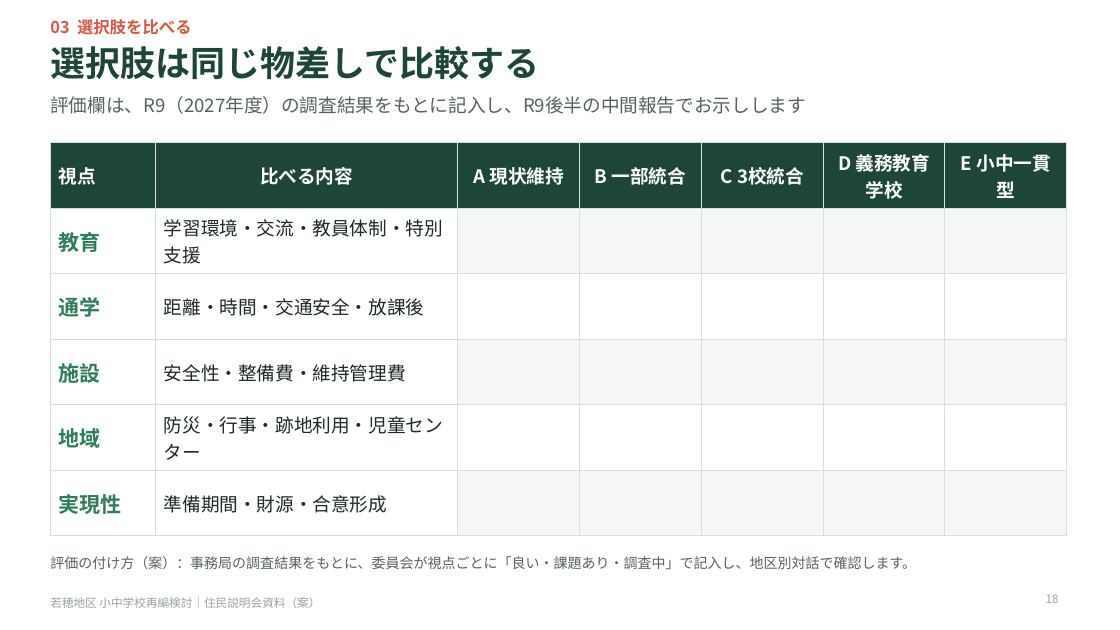
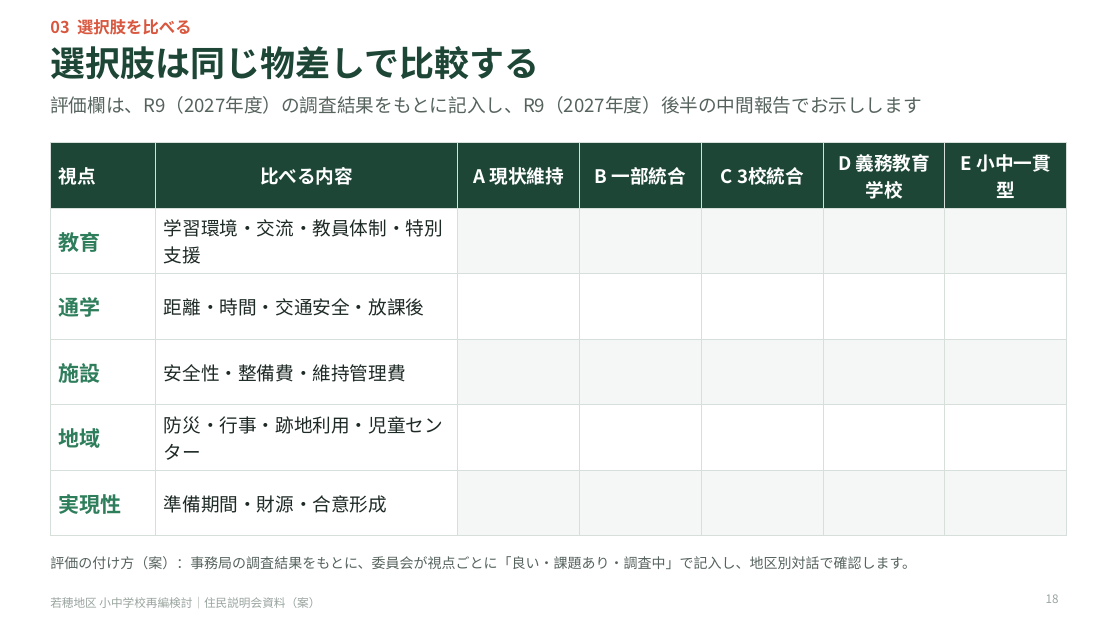
Before and after one commit to Masaki12008/GS, a slide deck: slide 18 of output/若穂地区_住民説明会資料.pptx. Drawn at 1120x630 pixels with LibreOffice and Linux fonts; fonts in the diff are those of the drawing. Boxes give left, top, right and bottom in pixels: in the first picture for what was removed or moved away, otherwise in the second. Text is boxed around its words. In the diff, an @@ line names an element or a change of style, - is before the commit and + after.

```diff
--- a/output/若穂地区_住民説明会資料.pptx
+++ b/output/若穂地区_住民説明会資料.pptx
@@ text at bbox=[50, 96, 921, 114]: text changed @@
-評価欄は、R9（2027年度）の調査結果をもとに記入し、R9後半の中間報告でお示しします
+評価欄は、R9（2027年度）の調査結果をもとに記入し、R9（2027年度）後半の中間報告でお示しします
```
Also in this commit, not shown: 18 other slides changed, 7 other files.
